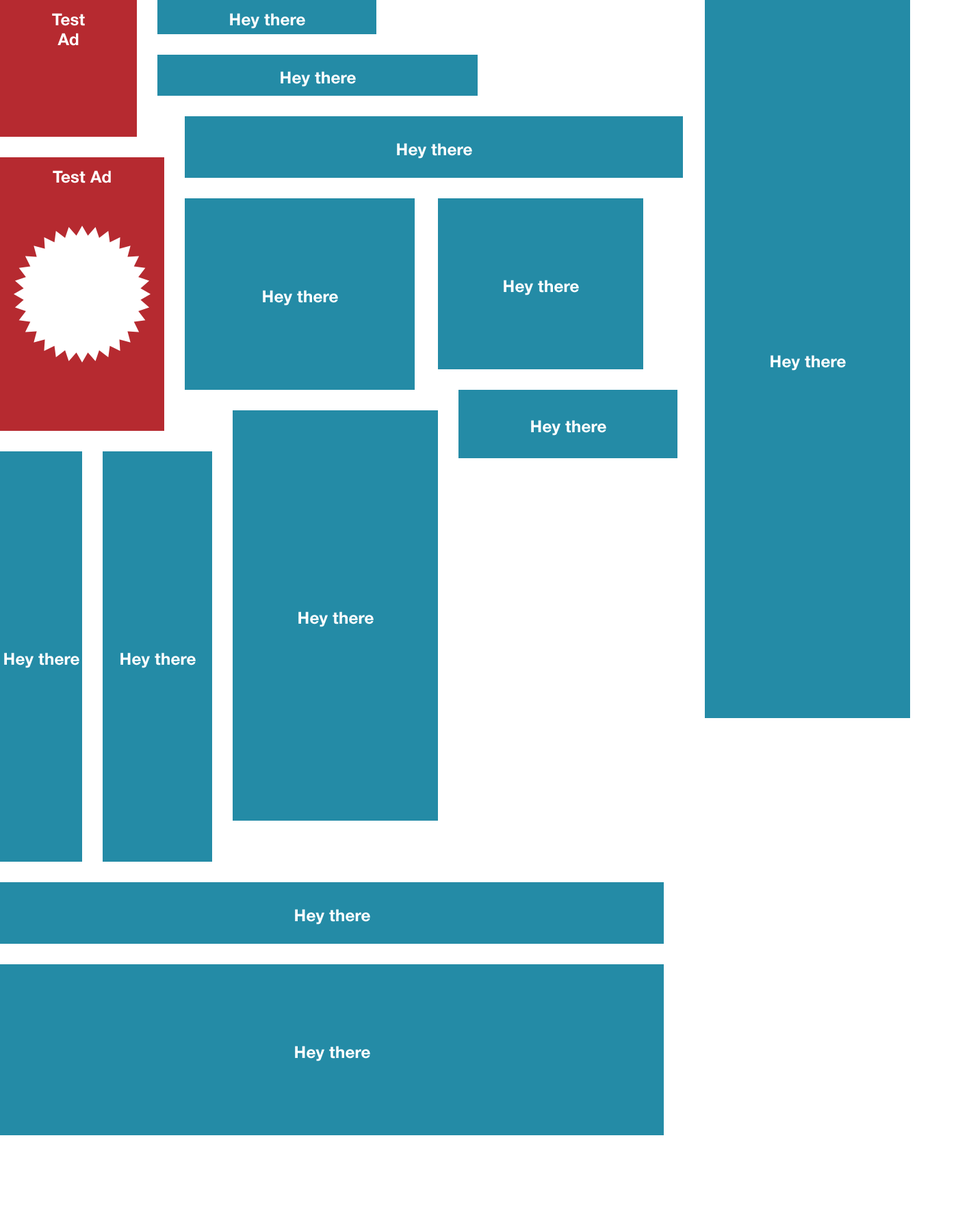
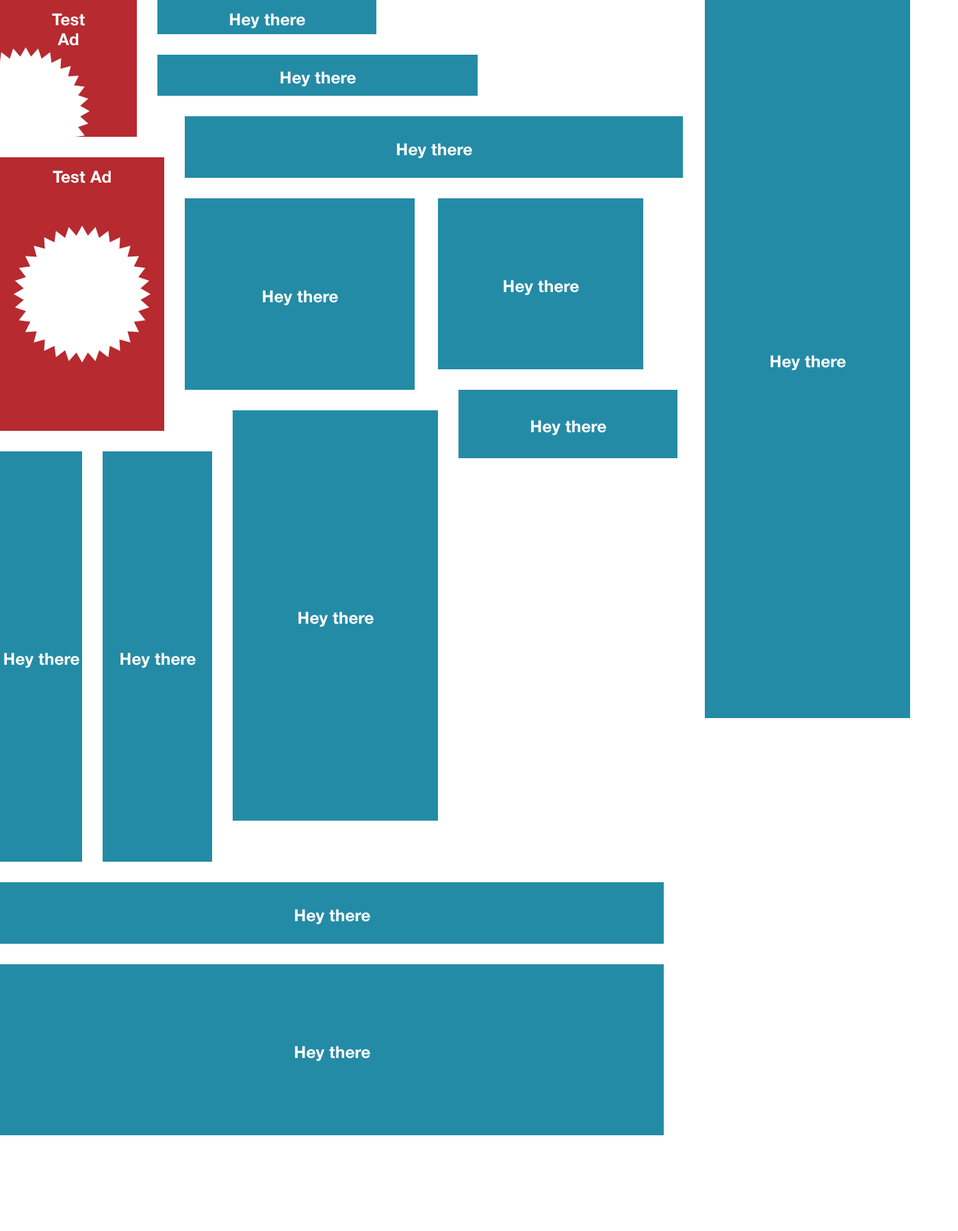
Layers edited between the first and the second 958 × 1231 image:
painted on "ad-g-200×200-test.jpg, 250x250 ad-g-250×250-test.jpg" over [0, 47, 90, 137]
